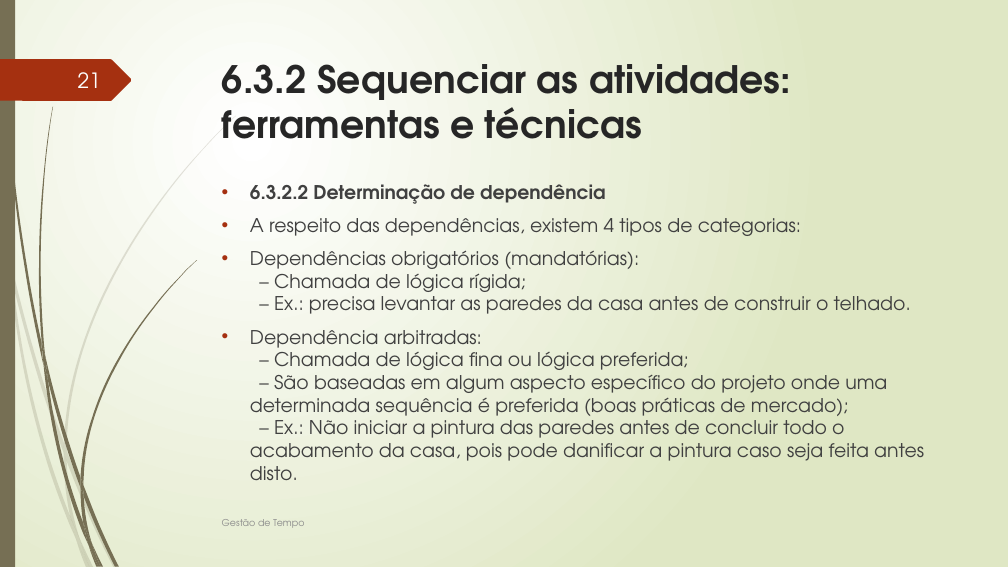
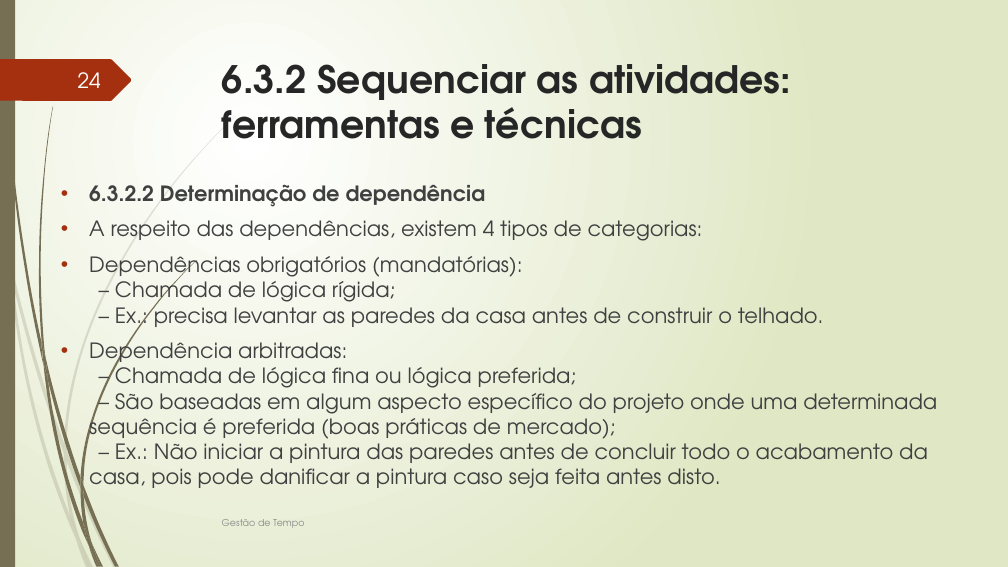
Before and after one commit to FabioMassaretto/GerenciamentoTempoProjeto, a slide deck: slide 24 of GERENCIAMENTO DO TEMPO DO PROJETO.pptx (slide 21 before the commit). Drawn at 1008x567 pixels with LibreOffice and Linux fonts; fonts in the diff are those of the drawing. Boxes give left, top, right and bottom in pixels: in the first picture for what was removed or moved away, otherwise in the second. Text is boxed around its words. In the diff, an @@ line names an element or a change of style, - is before the commit and + after.

```diff
--- a/GERENCIAMENTO DO TEMPO DO PROJETO.pptx
+++ b/GERENCIAMENTO DO TEMPO DO PROJETO.pptx
@@ page number at [78,72,101,88]: text changed @@
-21
+24
@@ text "6.3.2.2 Determinação de dependência": place and size @@
-text "6.3.2.2 Determinação de dependência" at [250,184,924,480]
+text "6.3.2.2 Determinação de dependência" at [89,184,937,488]
@@ text "6.3.2.2 Determinação de dependência" at [89,184,937,488]: size 18 to 20 pt @@
```
Also in this commit, not shown: 23 other slides changed, 64 slides added.
